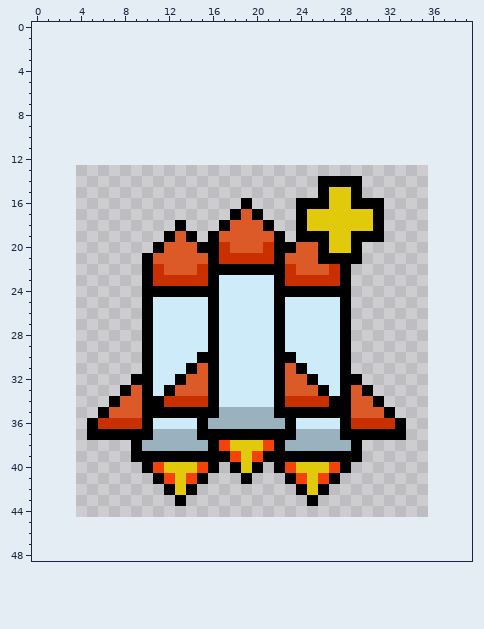
Two versions of one pixel-art sprite, Powerups/rocket_powerup.png. Above is the file before it was changed.
The file is 32x32 pixels. The old version is drawn lined up with the new one, on the new canvas.
After:
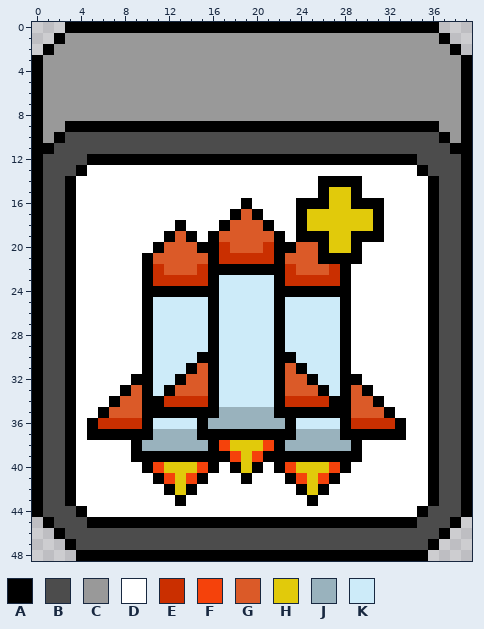
Palette (. is transparent): A #000000  B #4c4c4c  C #999999  D #ffffff  E #ca2f00  F #f5420b  G #db5a28  H #e1ca0b  J #99b2bd  K #cdebf9
The author wrote: Replacing powerups with the UI's domino style (note: not applied to drone)
Diff:
canvas 32x32 -> 40x49, the old top-left corner now at 4,13
Changed rows in their new state; - is an unchanged pixel.
first column x 0:
 0 ---AAAAAAAAAAAAAAAAAAAAAAAAAAAAAAAAAA---
 1 --ACCCCCCCCCCCCCCCCCCCCCCCCCCCCCCCCCCA--
 2 -ACCCCCCCCCCCCCCCCCCCCCCCCCCCCCCCCCCCCA-
 3 ACCCCCCCCCCCCCCCCCCCCCCCCCCCCCCCCCCCCCCA
 4 ACCCCCCCCCCCCCCCCCCCCCCCCCCCCCCCCCCCCCCA
 5 ACCCCCCCCCCCCCCCCCCCCCCCCCCCCCCCCCCCCCCA
 6 ACCCCCCCCCCCCCCCCCCCCCCCCCCCCCCCCCCCCCCA
 7 ACCCCCCCCCCCCCCCCCCCCCCCCCCCCCCCCCCCCCCA
 8 ACCCCCCCCCCCCCCCCCCCCCCCCCCCCCCCCCCCCCCA
 9 ACCAAAAAAAAAAAAAAAAAAAAAAAAAAAAAAAAAACCA
10 ACABBBBBBBBBBBBBBBBBBBBBBBBBBBBBBBBBBACA
11 AABBBBBBBBBBBBBBBBBBBBBBBBBBBBBBBBBBBBAA
12 ABBBBAAAAAAAAAAAAAAAAAAAAAAAAAAAAAABBBBA
13 ABBBADDDDDDDDDDDDDDDDDDDDDDDDDDDDDDABBBA
14 ABBADDDDDDDDDDDDDDDDDDDDDD----DDDDDDABBA
15 ABBADDDDDDDDDDDDDDDDDDDDDD----DDDDDDABBA
16 ABBADDDDDDDDDDDDDDD-DDDD--------DDDDABBA
17 ABBADDDDDDDDDDDDDD---DDD--------DDDDABBA
18 ABBADDDDDDDDD-DDD-----DD--------DDDDABBA
19 ABBADDDDDDDD---D-------D--------DDDDABBA
20 ABBADDDDDDD-------------------DDDDDDABBA
21 ABBADDDDDD--------------------DDDDDDABBA
22 ABBADDDDDD-------------------DDDDDDDABBA
23 ABBADDDDDD-------------------DDDDDDDABBA
24 ABBADDDDDD-------------------DDDDDDDABBA
25 ABBADDDDDD-------------------DDDDDDDABBA
26 ABBADDDDDD-------------------DDDDDDDABBA
27 ABBADDDDDD-------------------DDDDDDDABBA
28 ABBADDDDDD-------------------DDDDDDDABBA
29 ABBADDDDDD-------------------DDDDDDDABBA
30 ABBADDDDDD-------------------DDDDDDDABBA
31 ABBADDDDDD-------------------DDDDDDDABBA
32 ABBADDDDD---------------------DDDDDDABBA
33 ABBADDDD-----------------------DDDDDABBA
34 ABBADDD-------------------------DDDDABBA
35 ABBADD---------------------------DDDABBA
36 ABBAD-----------------------------DDABBA
37 ABBAD-----------------------------DDABBA
38 ABBADDDDD---------------------DDDDDDABBA
39 ABBADDDDD---------------------DDDDDDABBA
40 ABBADDDDDD-------D---D-------DDDDDDDABBA
41 ABBADDDDDDD-----DDD-DDD-----DDDDDDDDABBA
42 ABBADDDDDDDD---DDDDDDDDD---DDDDDDDDDABBA
43 ABBADDDDDDDDD-DDDDDDDDDDD-DDDDDDDDDDABBA
44 ABBBADDDDDDDDDDDDDDDDDDDDDDDDDDDDDDABBBA
45 -ABBBAAAAAAAAAAAAAAAAAAAAAAAAAAAAAABBBA-
46 --ABBBBBBBBBBBBBBBBBBBBBBBBBBBBBBBBBBA--
47 ---ABBBBBBBBBBBBBBBBBBBBBBBBBBBBBBBBA---
48 ----AAAAAAAAAAAAAAAAAAAAAAAAAAAAAAAA----
Boxes around the changes in both pictures, in picture pixels (x1, y1, x2, y2):
added: (32, 22, 472, 561)
